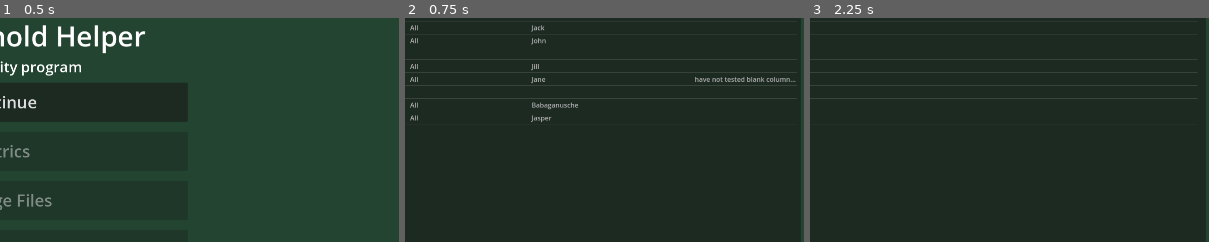
Above: before the commit, frames 1-3 (left to right).
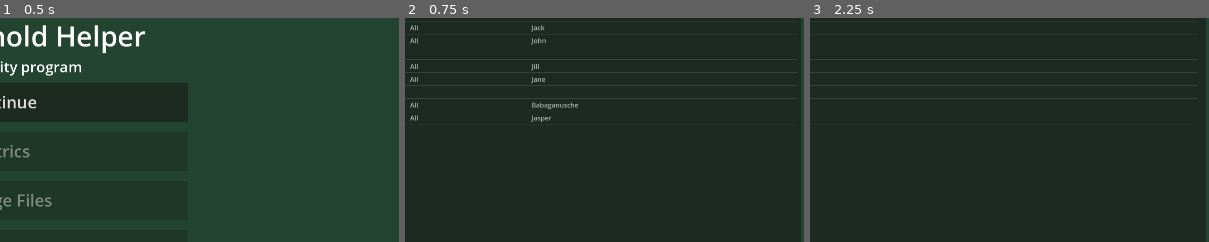
Above: after the commit, the same moments.

Repository: Phoenix-Greenleaf/GG-Household-Helper
Game: Godot game, scene res://scenes/screens/main_menu.tscn
The game is run twice, just before and just after one commit, with the same random seed, the same clock (stepped at 60 frames per second) and the same inputs.
Inputs:
- Up to frame 1 (0.5 s): no input
- Up to frame 2 (0.75 s): click "Continue" at 0.5 s
- Up to frame 3 (2.25 s): click "Yearly" at 1.25 s; click "Monthly" at 2 s
The pictures show only the part of the screen within x 50-100%, y 10-59%; the shares and areas given below are measured in that part.

Frame 1 is identical in both runs. In frame 2, 0.3% of the frame differs, in the area x 72-98%, y 26-29%; in frame 3, nothing differs.

Commit message:
Success with editor mode toggle.
The biggest goof was using the adjusted_column number for the reading and writing of treeitem text. It works much better now that I am not accidentally ignoring my own correction math.  The weird title resizing affects the Monthly section too. Years and weeks, unaffected at all. Days and months, both double in height when in the same section and toggling info on. I presume its some kind of auto-adjust from control nodes. I have not manually set any UI dimensions. Nice of it to "fix" itself on mouseover. Minor and entertaining bug at leasts.

Diff:
--- a/data/screens/table_tree.gd
+++ b/data/screens/table_tree.gd
@@ -160,17 +160,15 @@
 		var child: TreeItem = current_tree_groups[current_assignment_group].create_child()
 		var info_offset: int = 0
 		var adjusted_column: int = 0
+		var adjusted_header_size = current_section[row_loop].size() - number_of_info_columns
 
 		if current_toggled_mode == editor_modes["Checkbox"]:
-			for column_loop in (current_section[row_loop].size() - number_of_info_columns):
-				if info_columns.has(current_section[row_loop][column_loop]):
-#					current_column += 1
+			for column_loop in (adjusted_header_size):
+				if info_columns.has(column_loop):
 					info_offset += 1
-					prints("Offset increased to", info_offset)
 					continue
 				adjusted_column = column_loop - info_offset
-				prints("Set text for row", row_loop, "column", column_loop, "as column", adjusted_column)
-				child.set_text(adjusted_column, current_section[row_loop][adjusted_column])
+				child.set_text(adjusted_column, current_section[row_loop][column_loop])
 		elif current_toggled_mode == editor_modes["Info"]:
 			for column_loop in current_section[row_loop].size():
 				child.set_text(column_loop, current_section[row_loop][column_loop])
@@ -179,7 +177,6 @@
 		if current_section[row_loop][MONTH_COLUMN] != current_toggled_month:
 			if current_section[row_loop][MONTH_COLUMN] != "All":
 				child.visible = false
-#				prints("Hiding items from month:", current_section[row_loop][MONTH_COLUMN])
 
 
 func remove_unused_checkboxes(number_to_remove: int) -> void:
